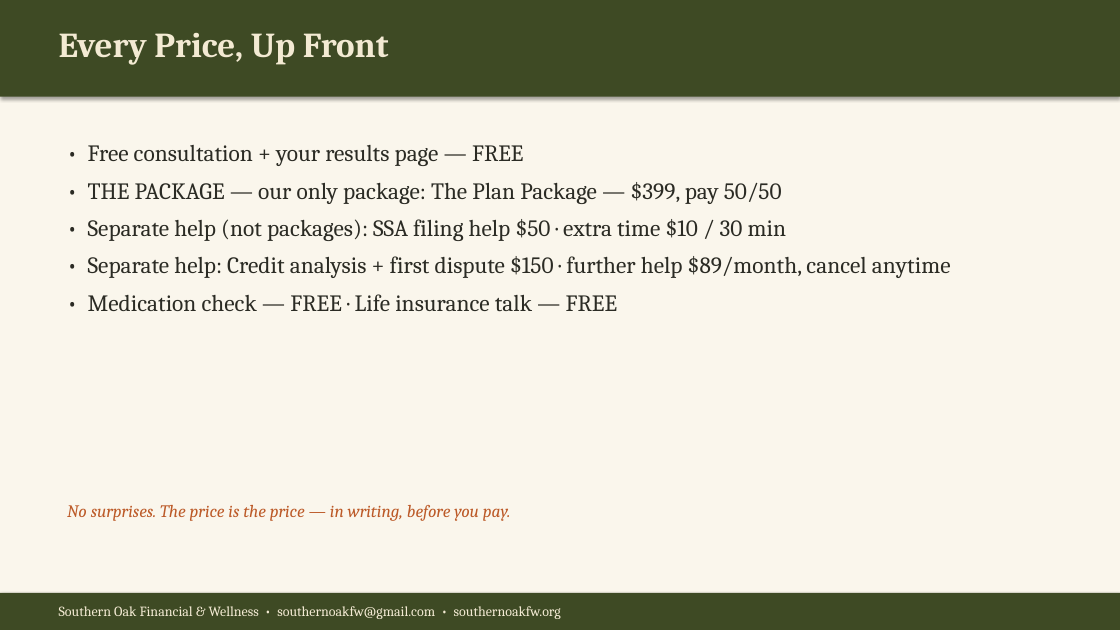
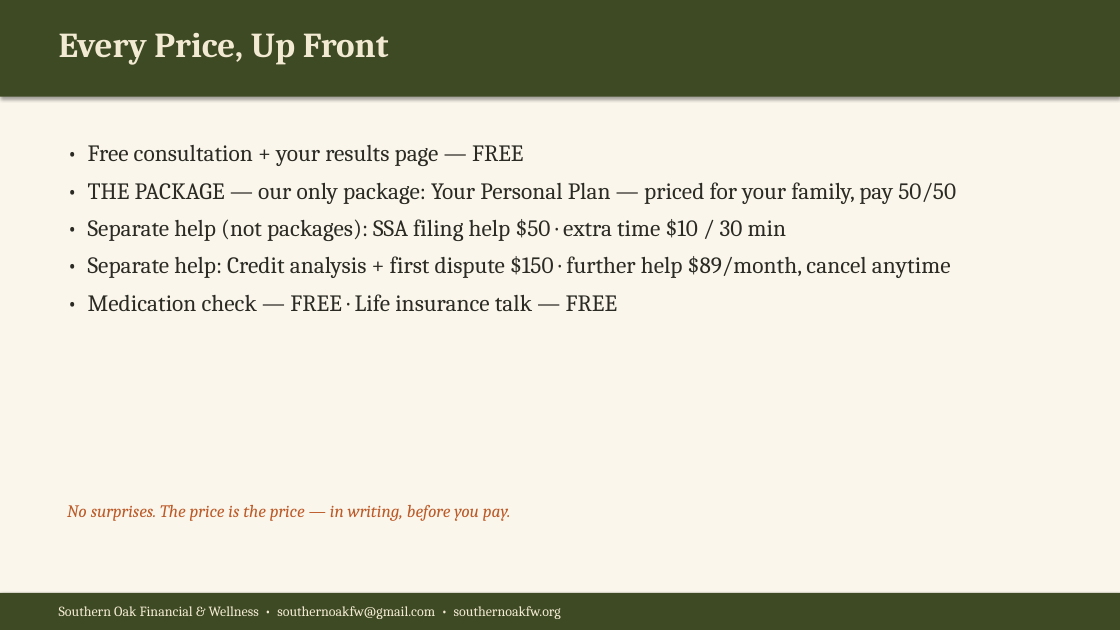
Before and after one commit to southernoakfw-ja/southernoakfw-ja.github.io, a slide deck: slide 14 of assets/Southern-Oak-What-We-Do.pptx. Drawn at 1120x630 pixels with LibreOffice and Linux fonts; fonts in the diff are those of the drawing. Boxes give left, top, right and bottom in pixels: in the first picture for what was removed or moved away, otherwise in the second. Text is boxed around its words. In the diff, an @@ line names an element or a change of style, - is before the commit and + after.

Commit message:
Personal price update: plan no longer has a set $399 price

```diff
--- a/assets/Southern-Oak-What-We-Do.pptx
+++ b/assets/Southern-Oak-What-We-Do.pptx
@@ text at <box>88,182,956,204</box>: text changed @@
-• THE PACKAGE — our only package: The Plan Package — $399, pay 50/50
+• THE PACKAGE — our only package: Your Personal Plan — priced for your family, pay 50/50
```
Also in this commit, not shown: 1 other slide changed.
